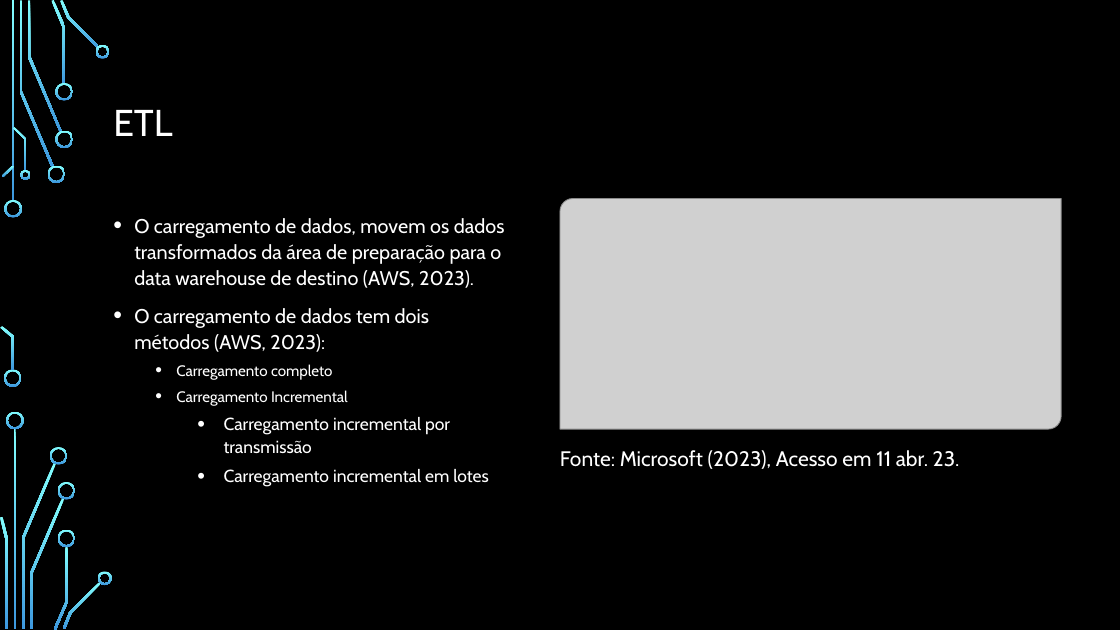
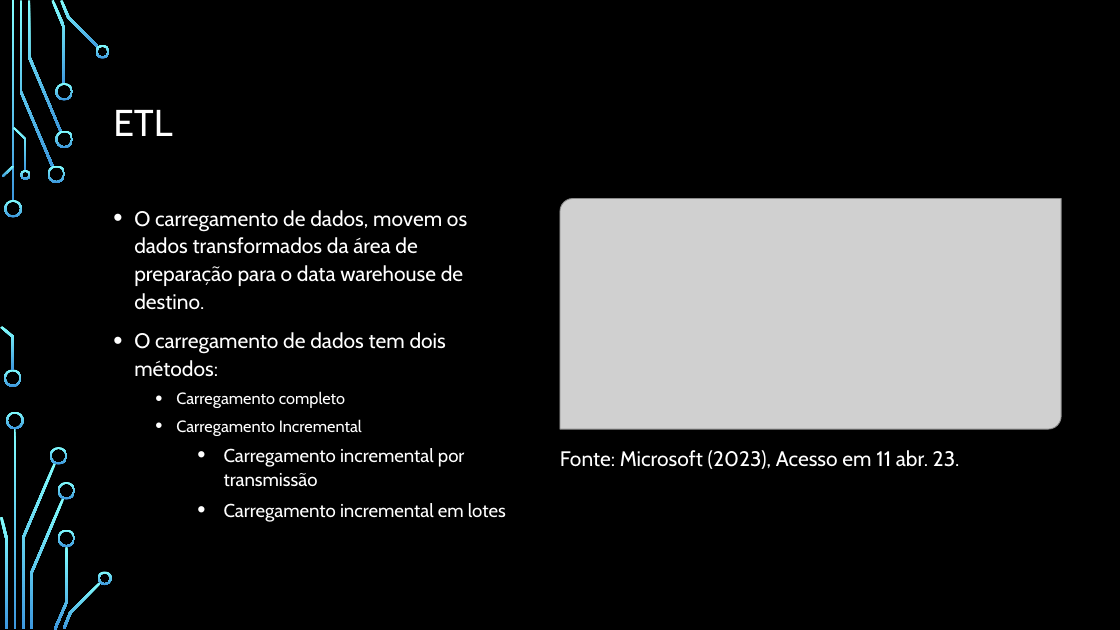
Before and after one commit to adsonb87/tcc, a slide deck: slide 13 of TCC/Resumo/Apresentação.pptx. Drawn at 1120x630 pixels with LibreOffice and Linux fonts; fonts in the diff are those of the drawing; grey boxes stand for pictures; background and template pictures are left out. Boxes give left, top, right and bottom in pixels: in the first picture for what was removed or moved away, otherwise in the second. Text is boxed around its words. In the diff, an @@ line names an element or a change of style, - is before the commit and + after.

```diff
--- a/TCC/Resumo/Apresentação.pptx
+++ b/TCC/Resumo/Apresentação.pptx
@@ text "O carregamento de dados, movem ...": place and size @@
-text "O carregamento de dados, movem ..." at (134, 218, 505, 487)
+text "O carregamento de dados, movem ..." at (134, 210, 506, 522)
@@ text at (134, 210, 467, 377): text changed; size 17 to 18 pt @@
-• O carregamento de dados, movem os dados transformados da área de preparação para o data warehouse de destino (AWS, 2023).
-• O carregamento de dados tem dois métodos (AWS, 2023):
+• O carregamento de dados, movem os dados transformados da área de preparação para o data warehouse de destino.
+• O carregamento de dados tem dois métodos:
@@ text at (176, 391, 506, 522): size 13 to 14 pt in "Carregamento completo", "Carregamento Incremental"; size 15 to 16 pt in "Carregamento incremental por transmissão", "Carregamento incremental em lotes" @@
```
Also in this commit, not shown: 19 other slides changed, 2 slides removed, 5 other files.
